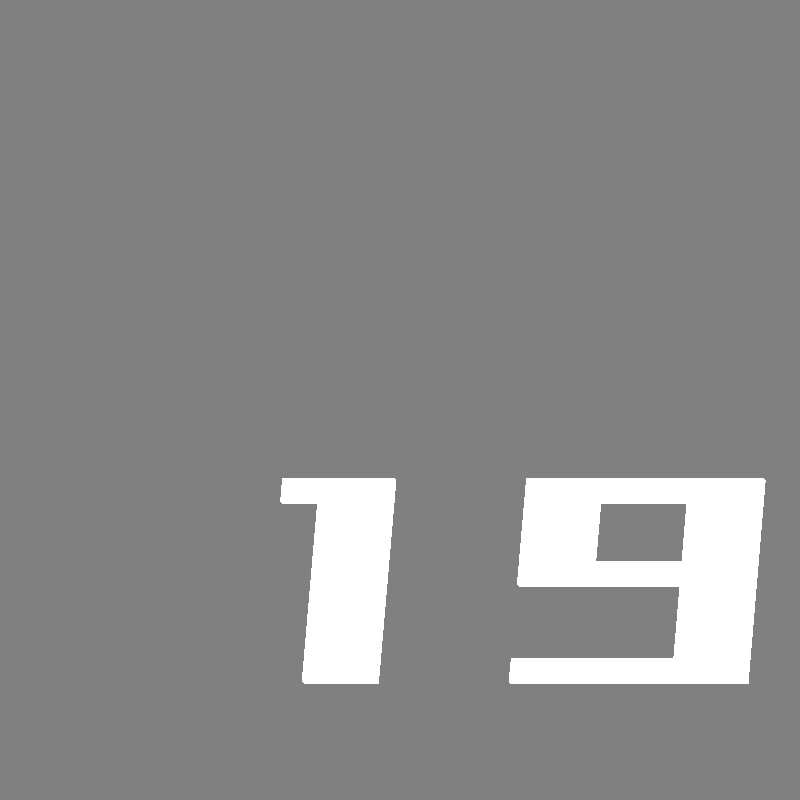
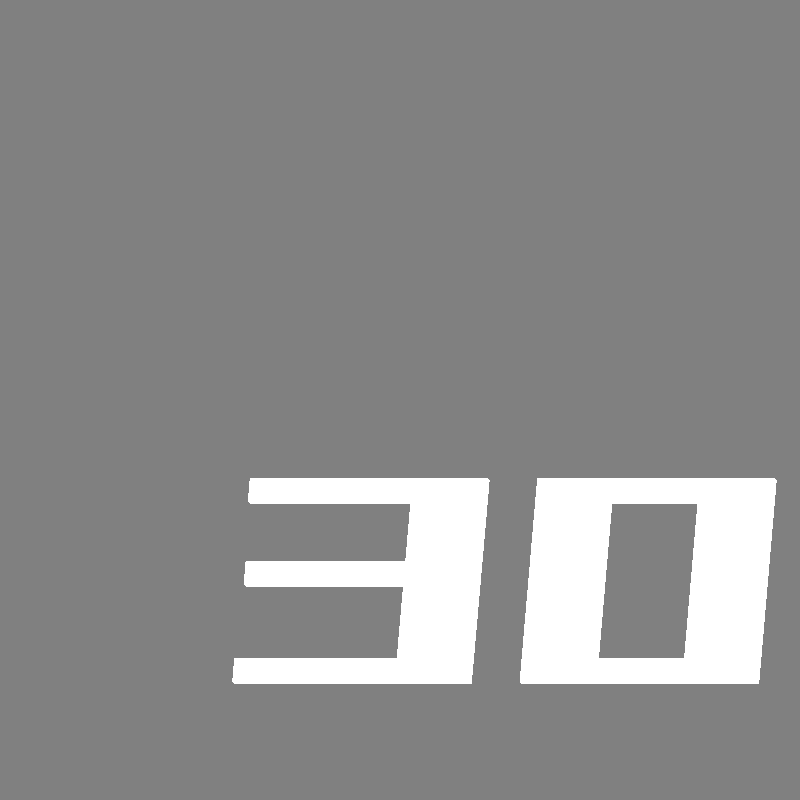
The second 800 x 800 image is a revision of the first. Changes to its layers:
hid "19" over [280, 478, 766, 684]
added layer "30" in group "数字" over [232, 478, 777, 684]
